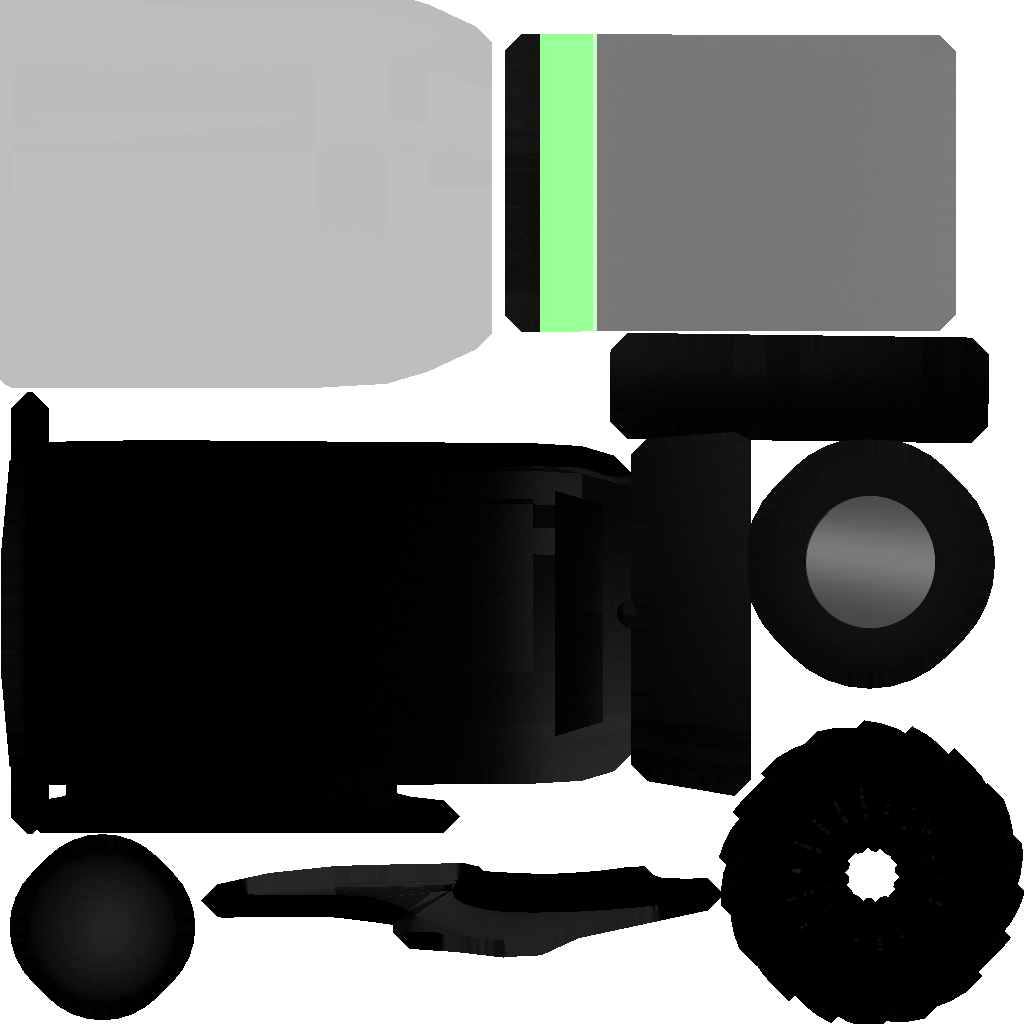
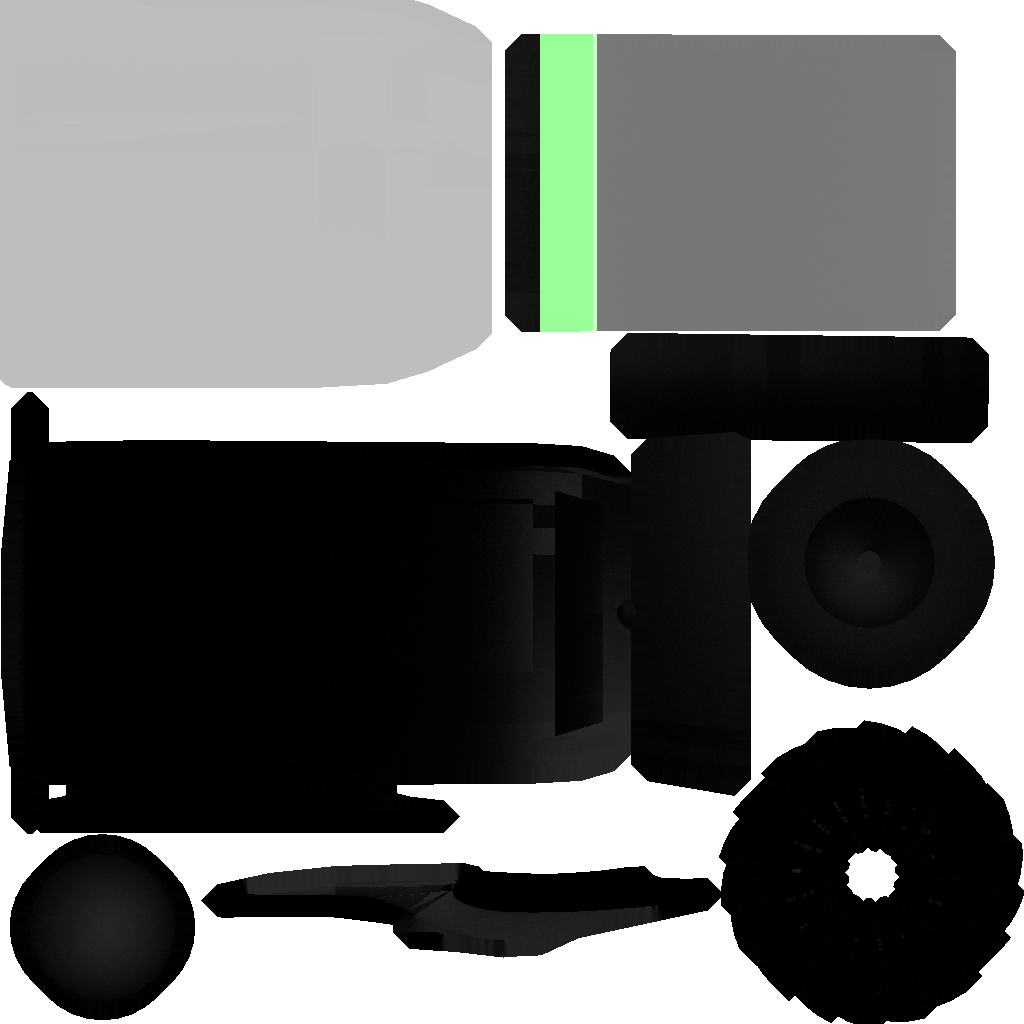
Layer changes from the first 1024x1024 image to the second:
hid "Ebene", painted on it over [805, 496, 935, 628]
